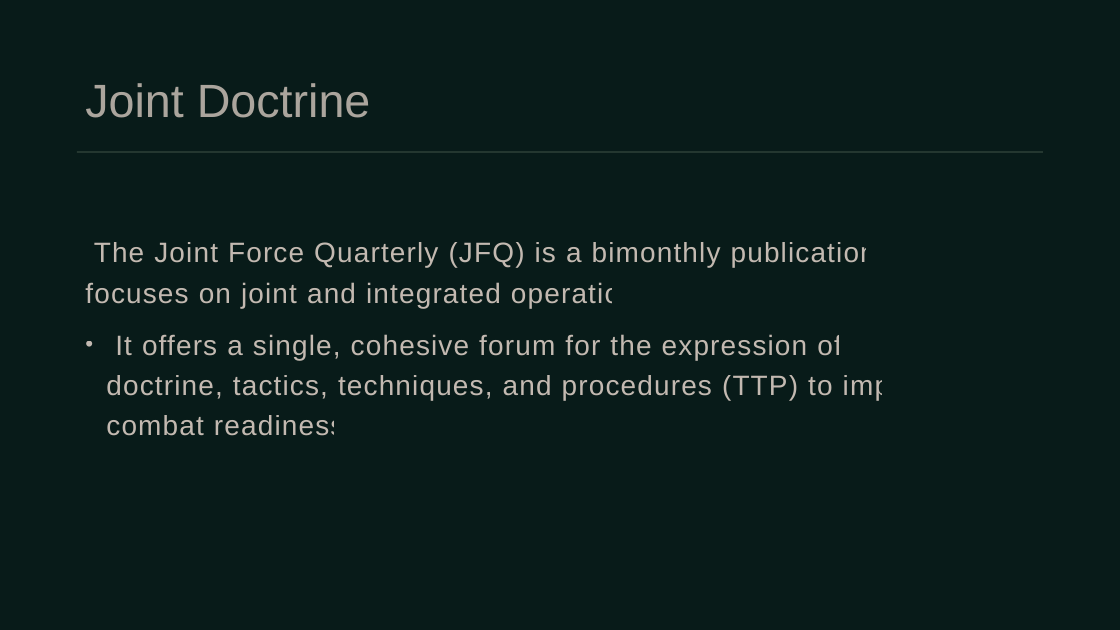
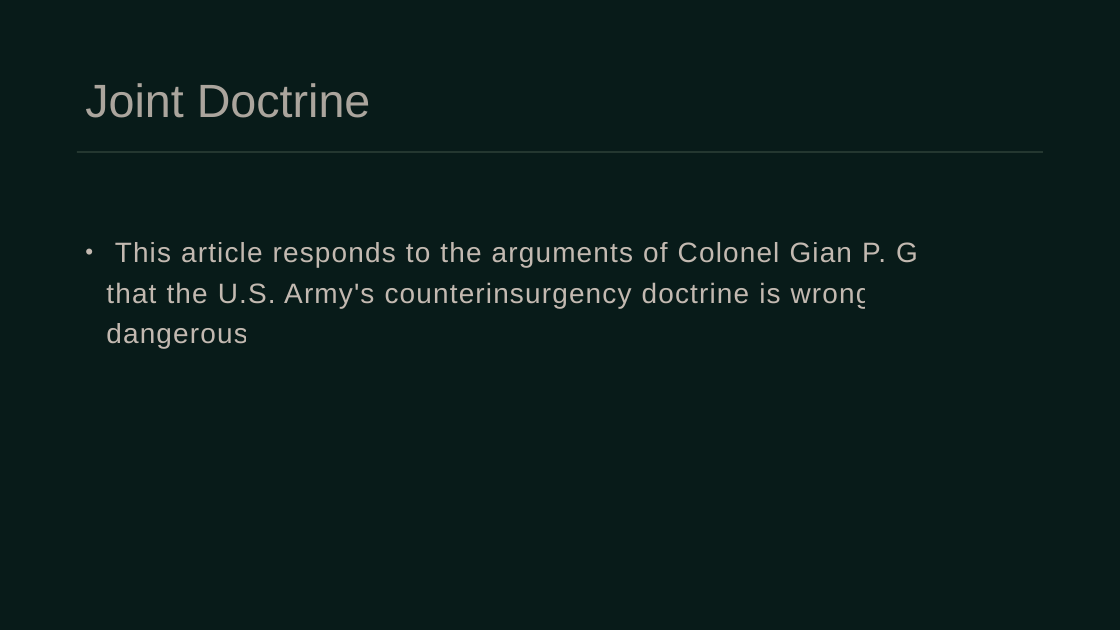
Before and after one commit to umarrasool15/Research2SlidesWebApp, a slide deck: slide 6 of src/main/resources/content/output/Social Media.pptx. Drawn at 1120x630 pixels with LibreOffice and Linux fonts; fonts in the diff are those of the drawing. Boxes give left, top, right and bottom in pixels: in the first picture for what was removed or moved away, otherwise in the second. Text is boxed around its words. In the diff, an @@ line names an element or a change of style, - is before the commit and + after.

```diff
--- a/src/main/resources/content/output/Social Media.pptx
+++ b/src/main/resources/content/output/Social Media.pptx
@@ text at (x1=106, y1=242, x2=992, y2=348): text changed @@
-• The Joint Force Quarterly (JFQ) is a bimonthly publication that focuses on joint and integrated operations.
-  It offers a single, cohesive forum for the expression of joint doctrine, tactics, techniques, and procedures (TTP) to improve combat readiness.
+• This article responds to the arguments of Colonel Gian P. Gentile that the U.S. Army's counterinsurgency doctrine is wrong and dangerous.
```
Also in this commit, not shown: 4 other slides changed, 8 other files.
